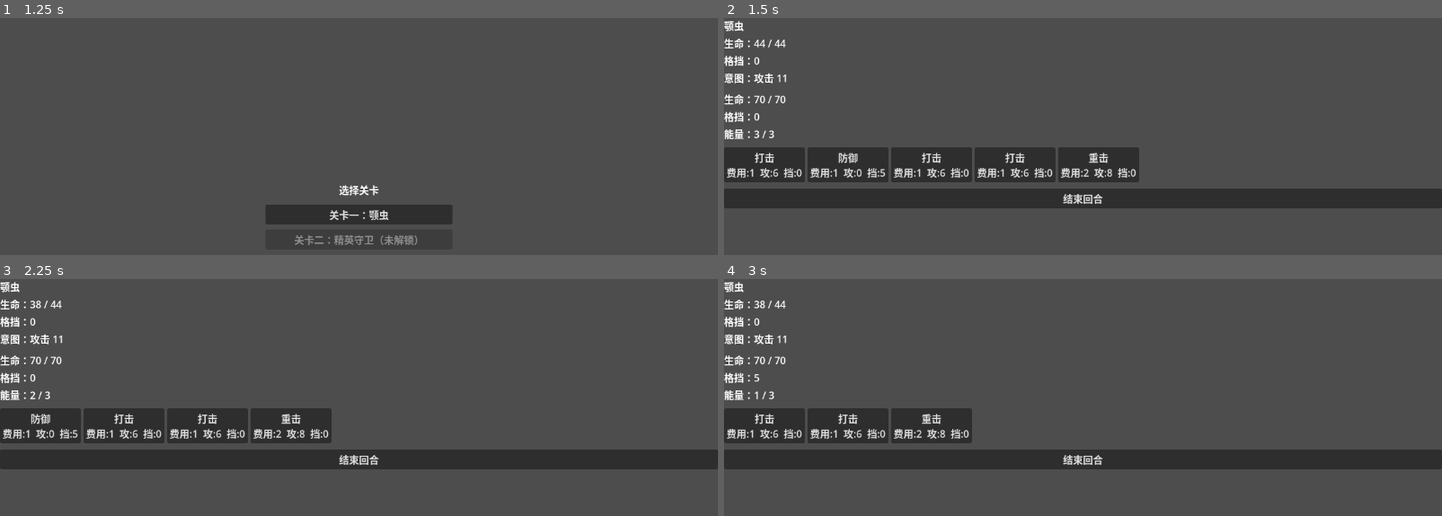
Above: before the commit, frames 1-4 (two rows, left to right).
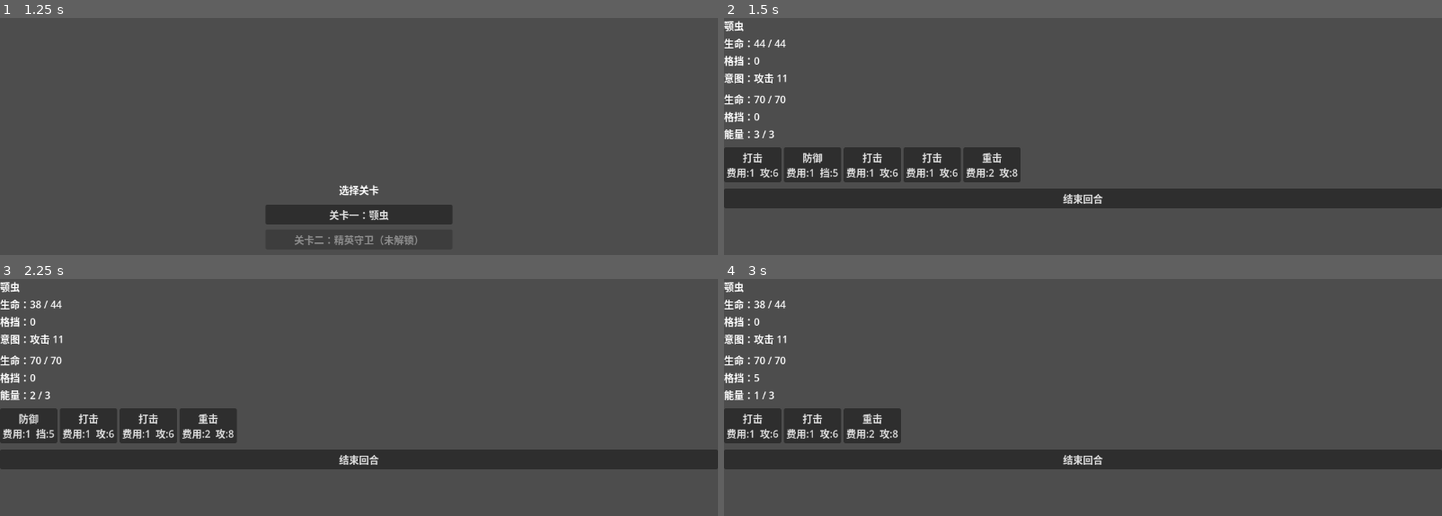
Above: after the commit, the same moments.

Repository: archer47-qingmei/AIGameTest2
Game: Godot game, scene res://menu/MainMenu.tscn
The game is run twice, just before and just after one commit, with the same random seed, the same clock (stepped at 60 frames per second) and the same inputs.
Inputs (mouse positions are in pixels of both pictures, inside the frame that each line leads up to):
- Up to frame 1 (1.25 s): click "开始游戏" at 0.5 s
- Up to frame 2 (1.5 s): click "关卡一：颚虫" at 1.25 s
- Up to frame 3 (2.25 s): click (43, 425) at 2 s, where only the run before the commit has a clickable "打击 费用:1 攻:6 挡:0"
- Up to frame 4 (3 s): click (767, 425) at 2.75 s, where only the run before the commit has a clickable "防御 费用:1 攻:0 挡:5"

Frame 1 is identical in both runs. In frame 2, 3.9% of the frame differs, in the area x 2-58%, y 54-70%; in frame 3, 3.1%; in frame 4, 2.3%.

Commit message:
feat: add draw/energy engine effects to CombatEngine; update CardData.get_description

Diff:
--- a/CardData.gd
+++ b/CardData.gd
@@ -8,9 +8,16 @@
 func get_description() -> String:
 	var dmg: int = 0
 	var blk: int = 0
+	var drw: int = 0
+	var nrg: int = 0
 	for effect: CardEffectData in effects:
-		if effect.type == "damage":
-			dmg = effect.value
-		elif effect.type == "block":
-			blk = effect.value
-	return "%s\n费用:%d  攻:%d  挡:%d" % [card_name, cost, dmg, blk]
+		if effect.type == "damage":   dmg = effect.value
+		elif effect.type == "block":  blk = effect.value
+		elif effect.type == "draw":   drw = effect.value
+		elif effect.type == "energy": nrg = effect.value
+	var desc: String = "%s\n费用:%d" % [card_name, cost]
+	if dmg > 0: desc += "  攻:%d" % dmg
+	if blk > 0: desc += "  挡:%d" % blk
+	if drw > 0: desc += "  抽:%d" % drw
+	if nrg > 0: desc += "  能:%d" % nrg
+	return desc
--- a/CombatEngine.gd
+++ b/CombatEngine.gd
@@ -41,6 +41,7 @@
 		return
 	energy -= card.cost
 	EffectResolver.resolve(card, player, enemy)
+	_apply_engine_effects(card)
 	var idx: int = hand.find(card)
 	if idx >= 0:
 		hand.remove_at(idx)
@@ -79,6 +80,27 @@
 		var card: CardData = _draw_pile.pop_back()
 		hand.append(card)
 
+func _apply_engine_effects(card: CardData) -> void:
+	for effect: CardEffectData in card.effects:
+		if effect.type == "draw":
+			_draw_cards(effect.value)
+		elif effect.type == "energy":
+			energy += effect.value
+
+func _draw_cards(n: int) -> void:
+	for i: int in n:
+		if _draw_pile.is_empty():
+			if _discard_pile.is_empty():
+				break
+			for card: CardData in _discard_pile:
+				_draw_pile.append(card)
+			_discard_pile.clear()
+			_draw_pile.shuffle()
+		if _draw_pile.is_empty():
+			break
+		var card: CardData = _draw_pile.pop_back()
+		hand.append(card)
+
 func _do_enemy_turn() -> void:
 	enemy.block = 0
 	var action: EnemyActionData = _enemy_data.actions[(turn_number - 1) % _enemy_data.actions.size()]
